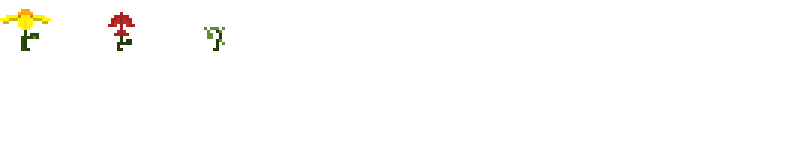
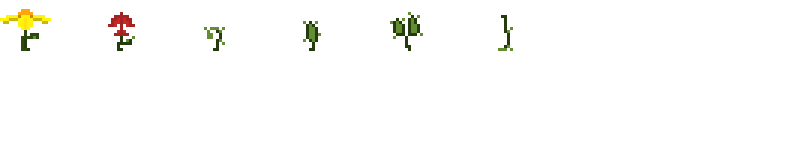
Comparing the layer stacks of the two 810×150 images. Changes:
added layer "Layer 4" above "Layer 3" over [498, 15, 513, 51]
added layer "Layer 3" above "Layer 2" over [126, 12, 423, 51]
